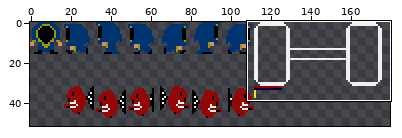
Two states of a sprite sheet, RookContent/monk.png. Above, an overview of the earlier version with the close-up marked.
Close-up. First the earlier version:
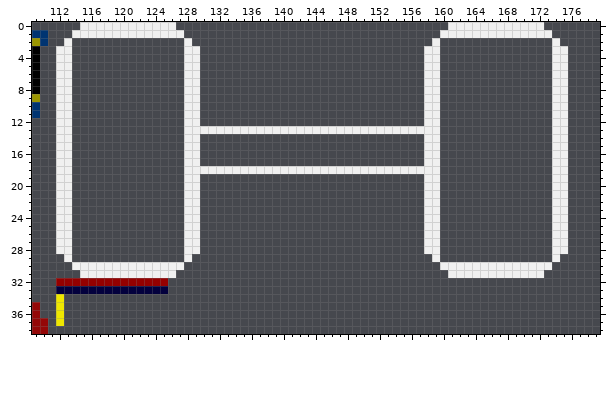
The file is 300x300 pixels. Pixels under 10% opacity are left out. Shown: x 109..179, y 0..38. The wide view leaves out empty margins.
Once edited:
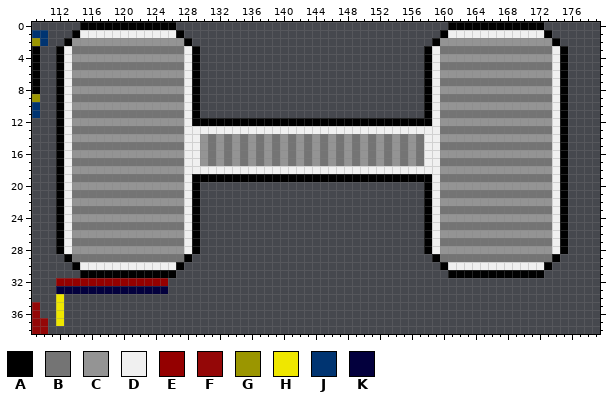
Palette (. is transparent): A #000000  B #747474  C #949494  D #f0f0f0  E #940000  F #940707  G #9b9600  H #efe700  J #003471  K #03003d
The edit:
y 0: x 115..126 DDDDDDDDDDDD -> AAAAAAAAAAAA; x 161..172 DDDDDDDDDDDD -> AAAAAAAAAAAA
y 1: x 114 D -> A; x 127 D -> A; x 160 D -> A; x 173 D -> A
y 2: x 113..128 D..............D -> ACCCCCCCCCCCCCCA; x 159..174 D..............D -> ACCCCCCCCCCCCCCA
y 3: x 112 D -> A; x 114..127 .............. -> BBBBBBBBBBBBBB; x 129 D -> A; x 158 D -> A; x 160..173 .............. -> BBBBBBBBBBBBBB; x 175 D -> A
y 4: x 112 D -> A; x 114..127 .............. -> CCCCCCCCCCCCCC; x 129 D -> A; x 158 D -> A; x 160..173 .............. -> CCCCCCCCCCCCCC; x 175 D -> A
y 5: x 112 D -> A; x 114..127 .............. -> BBBBBBBBBBBBBB; x 129 D -> A; x 158 D -> A; x 160..173 .............. -> BBBBBBBBBBBBBB; x 175 D -> A
y 6: x 112 D -> A; x 114..127 .............. -> CCCCCCCCCCCCCC; x 129 D -> A; x 158 D -> A; x 160..173 .............. -> CCCCCCCCCCCCCC; x 175 D -> A
y 7: x 112 D -> A; x 114..127 .............. -> BBBBBBBBBBBBBB; x 129 D -> A; x 158 D -> A; x 160..173 .............. -> BBBBBBBBBBBBBB; x 175 D -> A
y 8: x 112 D -> A; x 114..127 .............. -> CCCCCCCCCCCCCC; x 129 D -> A; x 158 D -> A; x 160..173 .............. -> CCCCCCCCCCCCCC; x 175 D -> A
y 9: x 112 D -> A; x 114..127 .............. -> BBBBBBBBBBBBBB; x 129 D -> A; x 158 D -> A; x 160..173 .............. -> BBBBBBBBBBBBBB; x 175 D -> A
y 10: x 112 D -> A; x 114..127 .............. -> CCCCCCCCCCCCCC; x 129 D -> A; x 158 D -> A; x 160..173 .............. -> CCCCCCCCCCCCCC; x 175 D -> A
y 11: x 112 D -> A; x 114..127 .............. -> BBBBBBBBBBBBBB; x 129 D -> A; x 158 D -> A; x 160..173 .............. -> BBBBBBBBBBBBBB; x 175 D -> A
y 12: x 112 D -> A; x 114..127 .............. -> CCCCCCCCCCCCCC; x 129..158 D............................D -> AAAAAAAAAAAAAAAAAAAAAAAAAAAAAA; x 160..173 .............. -> CCCCCCCCCCCCCC; x 175 D -> A
y 13: x 112 D -> A; x 114..127 .............. -> BBBBBBBBBBBBBB; x 160..173 .............. -> BBBBBBBBBBBBBB; x 175 D -> A
y 14: x 112 D -> A; x 114..127 .............. -> CCCCCCCCCCCCCC; x 130..157 ............................ -> CBCBCBCBCBCBCBCBCBCBCBCBCBCB; x 160..173 .............. -> CCCCCCCCCCCCCC; x 175 D -> A
y 15: x 112 D -> A; x 114..127 .............. -> BBBBBBBBBBBBBB; x 130..157 ............................ -> CBCBCBCBCBCBCBCBCBCBCBCBCBCB; x 160..173 .............. -> BBBBBBBBBBBBBB; x 175 D -> A
y 16: x 112 D -> A; x 114..127 .............. -> CCCCCCCCCCCCCC; x 130..157 ............................ -> CBCBCBCBCBCBCBCBCBCBCBCBCBCB; x 160..173 .............. -> CCCCCCCCCCCCCC; x 175 D -> A
y 17: x 112 D -> A; x 114..127 .............. -> BBBBBBBBBBBBBB; x 130..157 ............................ -> CBCBCBCBCBCBCBCBCBCBCBCBCBCB; x 160..173 .............. -> BBBBBBBBBBBBBB; x 175 D -> A
y 18: x 112 D -> A; x 114..127 .............. -> CCCCCCCCCCCCCC; x 160..173 .............. -> CCCCCCCCCCCCCC; x 175 D -> A
y 19: x 112 D -> A; x 114..127 .............. -> BBBBBBBBBBBBBB; x 129..158 D............................D -> AAAAAAAAAAAAAAAAAAAAAAAAAAAAAA; x 160..173 .............. -> BBBBBBBBBBBBBB; x 175 D -> A
y 20: x 112 D -> A; x 114..127 .............. -> CCCCCCCCCCCCCC; x 129 D -> A; x 158 D -> A; x 160..173 .............. -> CCCCCCCCCCCCCC; x 175 D -> A
y 21: x 112 D -> A; x 114..127 .............. -> BBBBBBBBBBBBBB; x 129 D -> A; x 158 D -> A; x 160..173 .............. -> BBBBBBBBBBBBBB; x 175 D -> A
y 22: x 112 D -> A; x 114..127 .............. -> CCCCCCCCCCCCCC; x 129 D -> A; x 158 D -> A; x 160..173 .............. -> CCCCCCCCCCCCCC; x 175 D -> A
y 23: x 112 D -> A; x 114..127 .............. -> BBBBBBBBBBBBBB; x 129 D -> A; x 158 D -> A; x 160..173 .............. -> BBBBBBBBBBBBBB; x 175 D -> A
y 24: x 112 D -> A; x 114..127 .............. -> CCCCCCCCCCCCCC; x 129 D -> A; x 158 D -> A; x 160..173 .............. -> CCCCCCCCCCCCCC; x 175 D -> A
y 25: x 112 D -> A; x 114..127 .............. -> BBBBBBBBBBBBBB; x 129 D -> A; x 158 D -> A; x 160..173 .............. -> BBBBBBBBBBBBBB; x 175 D -> A
y 26: x 112 D -> A; x 114..127 .............. -> CCCCCCCCCCCCCC; x 129 D -> A; x 158 D -> A; x 160..173 .............. -> CCCCCCCCCCCCCC; x 175 D -> A
y 27: x 112 D -> A; x 114..127 .............. -> BBBBBBBBBBBBBB; x 129 D -> A; x 158 D -> A; x 160..173 .............. -> BBBBBBBBBBBBBB; x 175 D -> A
y 28: x 112 D -> A; x 114..127 .............. -> CCCCCCCCCCCCCC; x 129 D -> A; x 158 D -> A; x 160..173 .............. -> CCCCCCCCCCCCCC; x 175 D -> A
y 29: x 113..128 D..............D -> ABBBBBBBBBBBBBBA; x 159..174 D..............D -> ABBBBBBBBBBBBBBA
y 30: x 114 D -> A; x 127 D -> A; x 160 D -> A; x 173 D -> A
y 31: x 115..126 DDDDDDDDDDDD -> AAAAAAAAAAAA; x 161..172 DDDDDDDDDDDD -> AAAAAAAAAAAA
